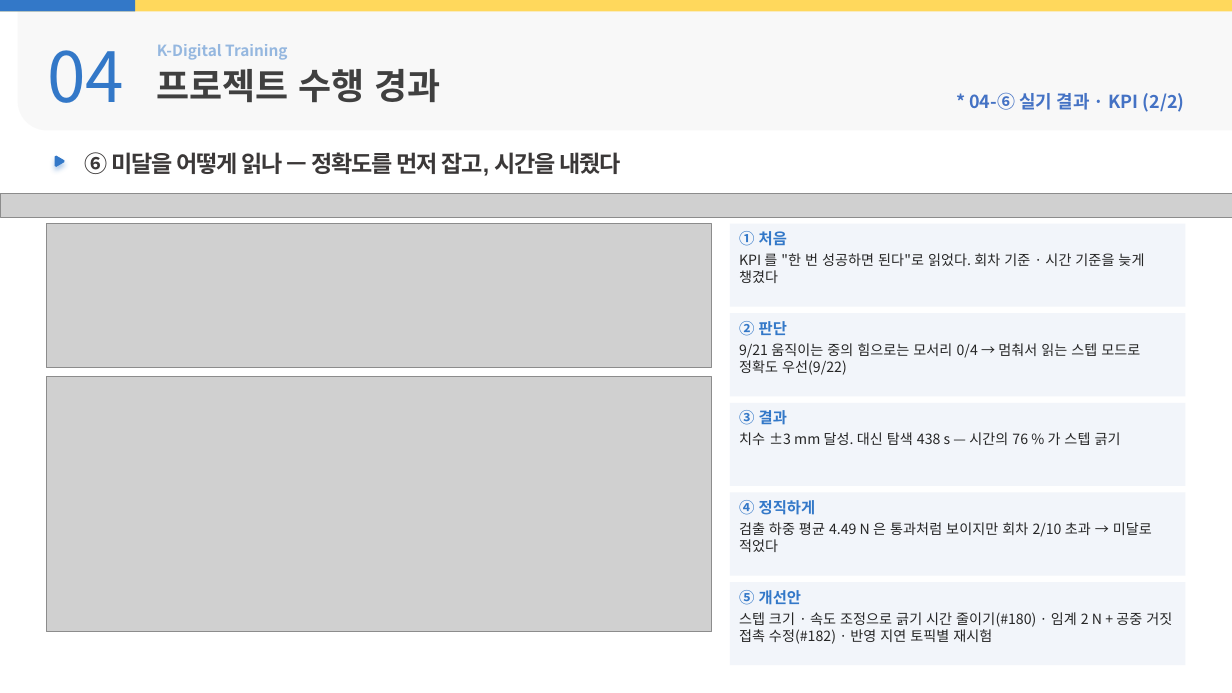
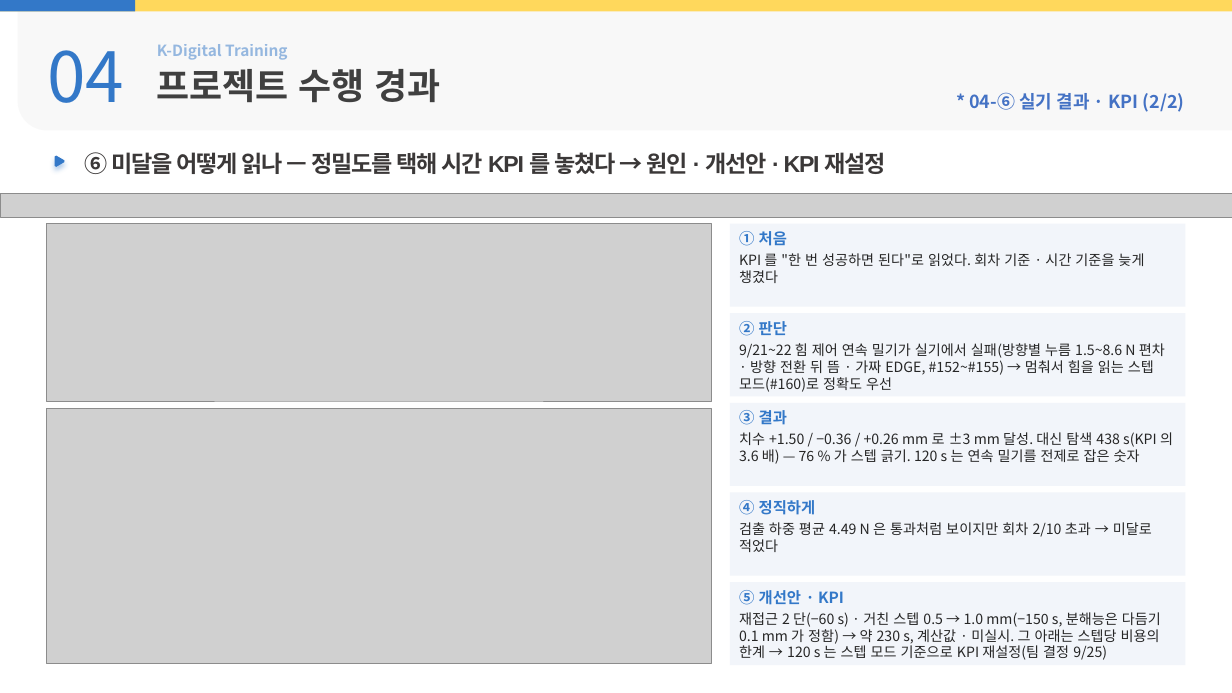
Before and after one commit to yujh5537/rokey_cobot1_Weld-Made, a slide deck: slide 4 of docs/presentation/slides-hyunji.pptx. Drawn at 1232x693 pixels with LibreOffice and Linux fonts; fonts in the diff are those of the drawing; grey boxes stand for pictures; background and template pictures are left out. Boxes give left, top, right and bottom in pixels: in the first picture for what was removed or moved away, otherwise in the second. Text is boxed around its words. In the diff, an @@ line names an element or a change of style, - is before the commit and + after.

```diff
--- a/docs/presentation/slides-hyunji.pptx
+++ b/docs/presentation/slides-hyunji.pptx
@@ text at (84, 152, 886, 174): text changed @@
-⑥ 미달을 어떻게 읽나 — 정확도를 먼저 잡고, 시간을 내줬다
+⑥ 미달을 어떻게 읽나 — 정밀도를 택해 시간 KPI 를 놓쳤다 → 원인 · 개선안 · KPI 재설정
@@ picture: place and size @@
-picture at (46, 224, 712, 368)
+picture at (46, 224, 712, 401)
@@ text in rectangle at (739, 343, 1165, 392): text changed @@
-9/21 움직이는 중의 힘으로는 모서리 0/4 → 멈춰서 읽는 스텝 모드로 정확도 우선(9/22)
+9/21~22 힘 제어 연속 밀기가 실기에서 실패(방향별 누름 1.5~8.6 N 편차 · 방향 전환 뒤 뜸 · 가짜 EDGE, #152~#155) → 멈춰서 힘을 읽는 스텝 모드(#160)로 정확도 우선
@@ picture: place and size @@
-picture at (46, 377, 712, 632)
+picture at (46, 409, 712, 664)
@@ text in rectangle at (739, 432, 1173, 464): text changed @@
-치수 ±3 mm 달성. 대신 탐색 438 s — 시간의 76 % 가 스텝 긁기
+치수 +1.50 / −0.36 / +0.26 mm 로 ±3 mm 달성. 대신 탐색 438 s(KPI 의 3.6 배) — 76 % 가 스텝 긁기. 120 s 는 연속 밀기를 전제로 잡은 숫자
@@ text in rectangle at (739, 590, 1161, 660): text changed @@
-⑤ 개선안
-스텝 크기 · 속도 조정으로 긁기 시간 줄이기(#180) · 임계 2 N + 공중 거짓 접촉 수정(#182) · 반영 지연 토픽별 재시험
+⑤ 개선안 · KPI
+재접근 2 단(−60 s) · 거친 스텝 0.5 → 1.0 mm(−150 s, 분해능은 다듬기 0.1 mm 가 정함) → 약 230 s, 계산값 · 미실시. 그 아래는 스텝당 비용의 한계 → 120 s 는 스텝 모드 기준으로 KPI 재설정(팀 결정 9/25)
```
Also in this commit, not shown: 1 other slide changed, 8 other files.
